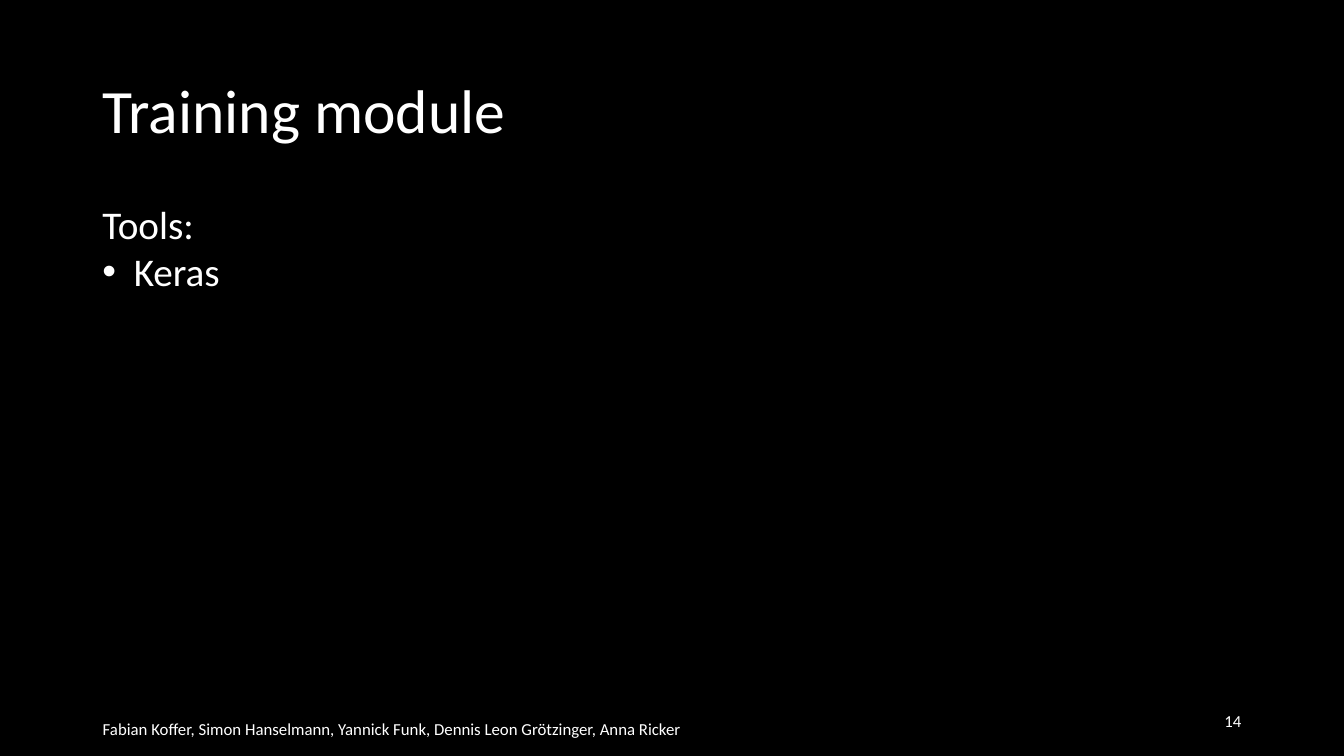
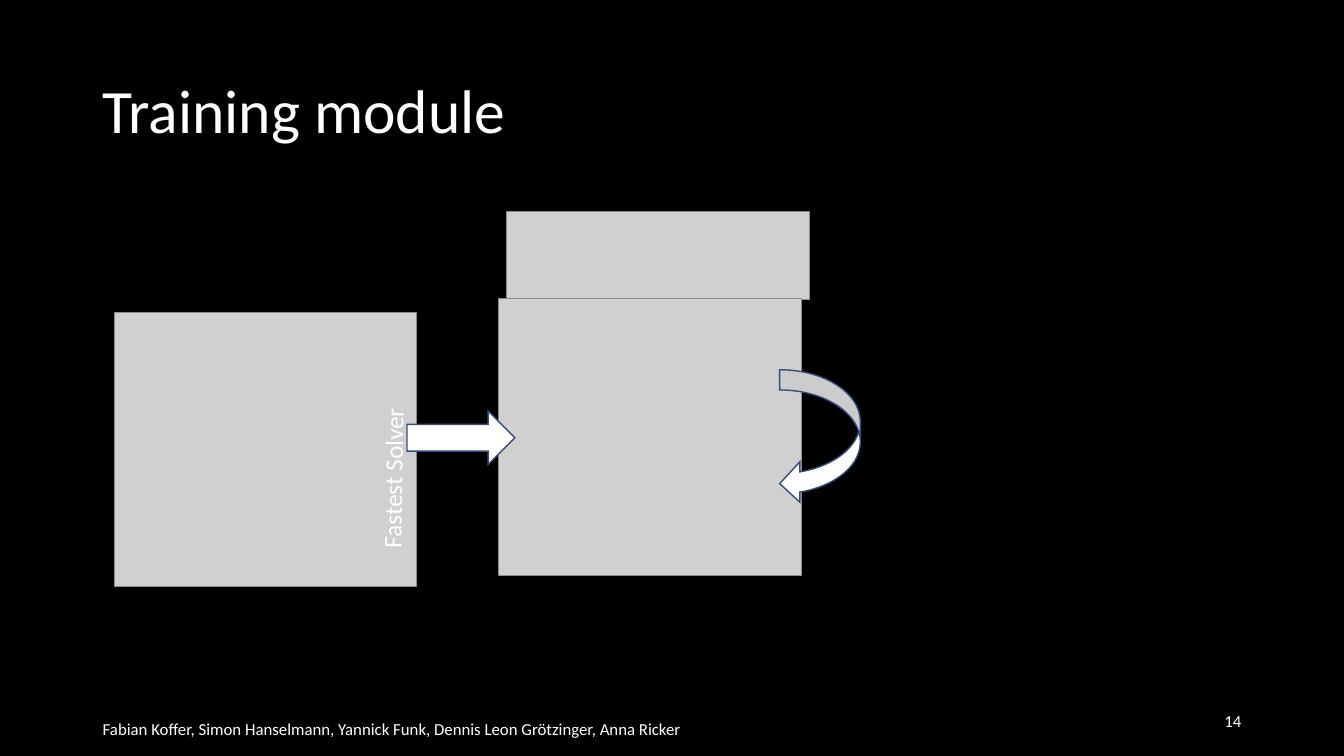
Before and after one commit to TheSlimvReal/PSE---LA-meets-ML, a slide deck: slide 14 of Final Presentation/La meets ML.pptx. Drawn at 1344x756 pixels with LibreOffice and Linux fonts; fonts in the diff are those of the drawing; grey boxes stand for pictures. Boxes give left, top, right and bottom in pixels: in the first picture for what was removed or moved away, otherwise in the second. Text is boxed around its words. In the diff, an @@ line names an element or a change of style, - is before the commit and + after.

Commit message:
edited training slied

```diff
--- a/Final Presentation/La meets ML.pptx
+++ b/Final Presentation/La meets ML.pptx
@@ text removed at (x1=102, y1=211, x2=220, y2=287) @@
-Tools:
-• Keras
@@ picture added at (x1=507, y1=212, x2=810, y2=299) @@
@@ picture added at (x1=499, y1=298, x2=802, y2=575) @@
@@ picture added at (x1=115, y1=313, x2=417, y2=587) @@
@@ curved left arrow added at (x1=780, y1=370, x2=861, y2=504), fill #FFFFFF, outline #374B7F 1 pt @@
@@ text added at (x1=377, y1=418, x2=410, y2=546), 18 pt, text #FFFFFF @@
+Fastest Solver
@@ right arrow added at (x1=407, y1=411, x2=515, y2=465), fill #FFFFFF, outline #374B7F 1 pt @@
```
Also in this commit, not shown: 1 other slide changed.
